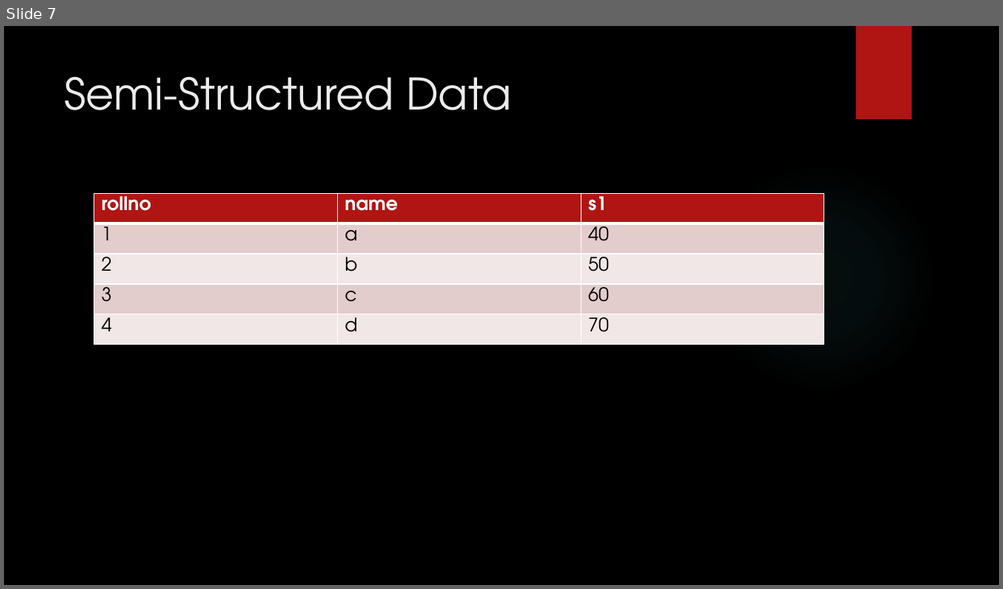
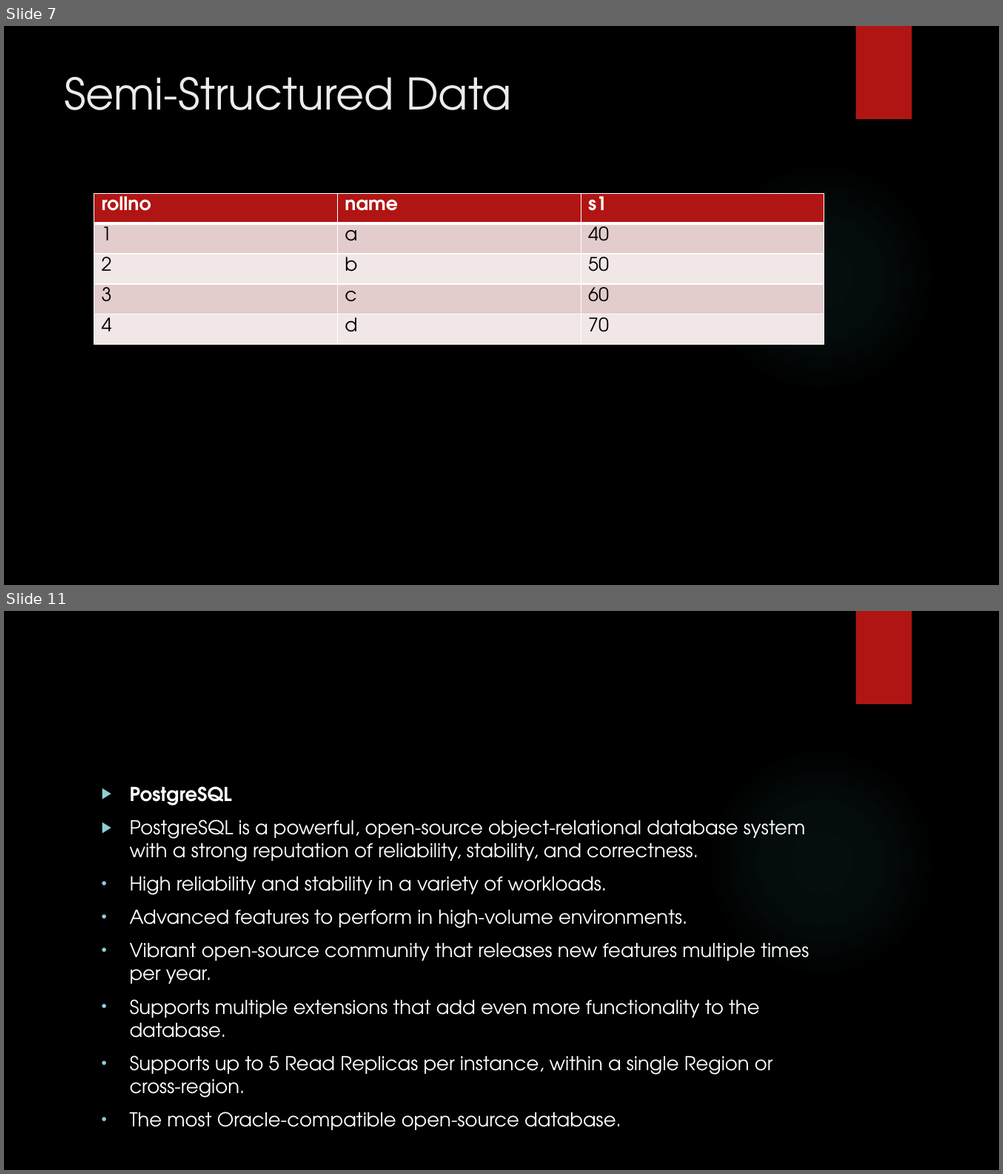
Before and after one commit to karthick1808/hadoopfundamentals, a slide deck: New Microsoft PowerPoint Presentation.pptx. Shown one above the other, each under a label of ours: slide 7 before the commit, slides 7 and 11 after it; the slides between them are not shown. The pictures are 1003x589 and 1003x1174 pixels, drawn with LibreOffice and Linux fonts; fonts in the diff are those of the drawing; background and template pictures are left out. Boxes give left, top, right and bottom in pixels: in the first picture for what was removed or moved away, otherwise in the second. Text is boxed around its words. In the diff, an @@ line names an element or a change of style, - is before the commit and + after.

```diff
--- a/New Microsoft PowerPoint Presentation.pptx
+++ b/New Microsoft PowerPoint Presentation.pptx
@@ slide 11 added at box(4, 611, 999, 1170), background picture (left out); not listed: 2 template elements that a slide beside it also shows @@
@@ text added at box(130, 786, 808, 1130), 18.5 pt, text #FFFFFF @@
+▶ PostgreSQL
+▶ PostgreSQL is a powerful, open-source object-relational database system with a strong reputation of reliability, stability, and correctness.
+• High reliability and stability in a variety of workloads.
+• Advanced features to perform in high-volume environments.
+• Vibrant open-source community that releases new features multiple times per year.
+• Supports multiple extensions that add even more functionality to the database.
+• Supports up to 5 Read Replicas per instance, within a single Region or cross-region.
+• The most Oracle-compatible open-source database.
```
Also in this commit, not shown: 6 other slides added.
